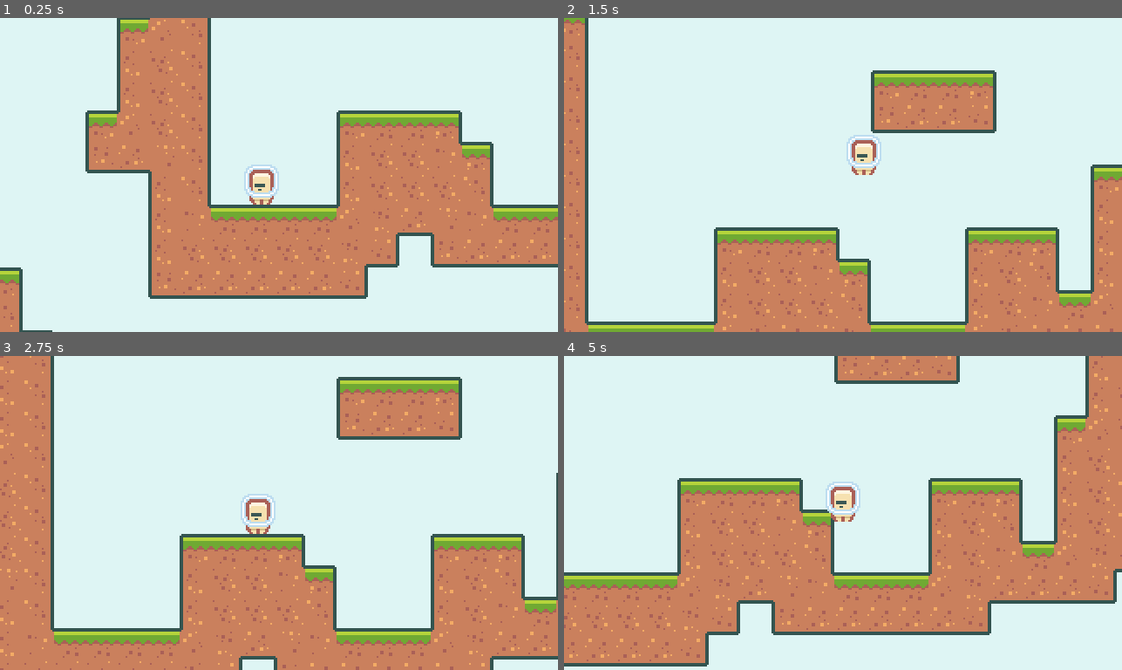
Above: before the commit, frames 1-4 (two rows, left to right).
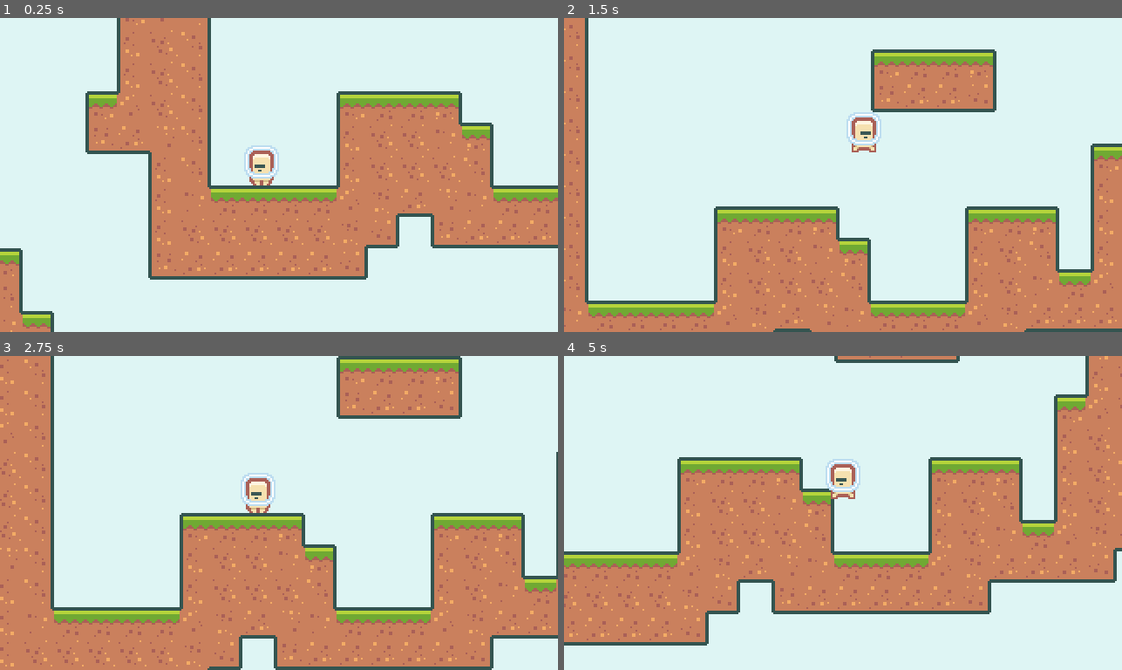
Above: after the commit, the same moments.

Repository: AJGeel/2D-Platformer
Game: Godot game, scene res://scenes/Main.tscn
Same seed, same stepped clock (60 frames per second), same inputs: the game is played once before the commit and once after it.
Inputs:
- Up to frame 1 (0.25 s): no input
- Up to frame 2 (1.5 s): hold W (jump) 0.53-1.28 s; hold D (move_right) from 0.53 s (still down); tap W (jump) at 1.35 s
- Up to frame 3 (2.75 s): tap W (jump) at 1.52, 1.82 s; release D (move_right) at 2.03 s; hold A (move_left) from 2.03 s (still down); hold W (jump) from 2.03 s (still down)
- Up to frame 4 (5 s): release A (move_left) at 2.78 s; release W (jump) at 2.78 s; hold D (move_right) 2.78-4.28 s; tap W (jump) at 2.85, 3.02, 3.32, 4.35, 4.52, 4.82 s; hold W (jump) 3.53-4.28 s; hold A (move_left) from 4.28 s (still down)

The runs differ from the first frame. In frame 1, 19% of the frame differs, in the area x 0-100%, y 0-100%; in frame 2, 19%; in frame 3, 21%; in frame 4, 25%, in the area x 0-100%, y 0-99%.

Commit message:
Add player animations

Diff:
--- a/scenes/Player.gd
+++ b/scenes/Player.gd
@@ -30,8 +30,23 @@
 
 	velocity = move_and_slide(velocity, Vector2.UP)
 
+	update_animation()
+
 func get_movement_vector():
 	var moveVector = Vector2.ZERO
 	moveVector.x = Input.get_action_strength("move_right") - Input.get_action_strength("move_left")
 	moveVector.y = -1 if Input.is_action_just_pressed("jump") else 0
 	return moveVector
+
+func update_animation():
+	var moveVec = get_movement_vector()
+
+	if (!is_on_floor()):
+		$AnimatedSprite.play("jump")
+	elif (moveVec.x != 0):
+		$AnimatedSprite.play("run")
+	else:
+		$AnimatedSprite.play("idle")
+
+	if (moveVec.x != 0):
+		$AnimatedSprite.flip_h = true if moveVec.x > 0 else false
--- a/scenes/Player.tscn
+++ b/scenes/Player.tscn
@@ -1,17 +1,38 @@
-[gd_scene load_steps=4 format=2]
+[gd_scene load_steps=6 format=2]
 
 [ext_resource path="res://assets/player/character_0009.png" type="Texture" id=1]
 [ext_resource path="res://scenes/Player.gd" type="Script" id=2]
+[ext_resource path="res://assets/player/character_0010.png" type="Texture" id=3]
+
+[sub_resource type="SpriteFrames" id=2]
+animations = [ {
+"frames": [ ExtResource( 1 ) ],
+"loop": true,
+"name": "idle",
+"speed": 5.0
+}, {
+"frames": [ ExtResource( 3 ) ],
+"loop": true,
+"name": "jump",
+"speed": 5.0
+}, {
+"frames": [ ExtResource( 1 ), ExtResource( 3 ) ],
+"loop": true,
+"name": "run",
+"speed": 10.0
+} ]
 
 [sub_resource type="RectangleShape2D" id=1]
 extents = Vector2( 5, 8 )
 
-[node name="Player" type="KinematicBody2D"]
+[node name="Player" type="KinematicBody2D" groups=["player"]]
 script = ExtResource( 2 )
 
-[node name="Sprite" type="Sprite" parent="." groups=["player"]]
-position = Vector2( 0, -12 )
-texture = ExtResource( 1 )
+[node name="AnimatedSprite" type="AnimatedSprite" parent="."]
+frames = SubResource( 2 )
+animation = "idle"
+playing = true
+offset = Vector2( 0, -12 )
 
 [node name="CollisionShape2D" type="CollisionShape2D" parent="."]
 position = Vector2( 0, -8 )
